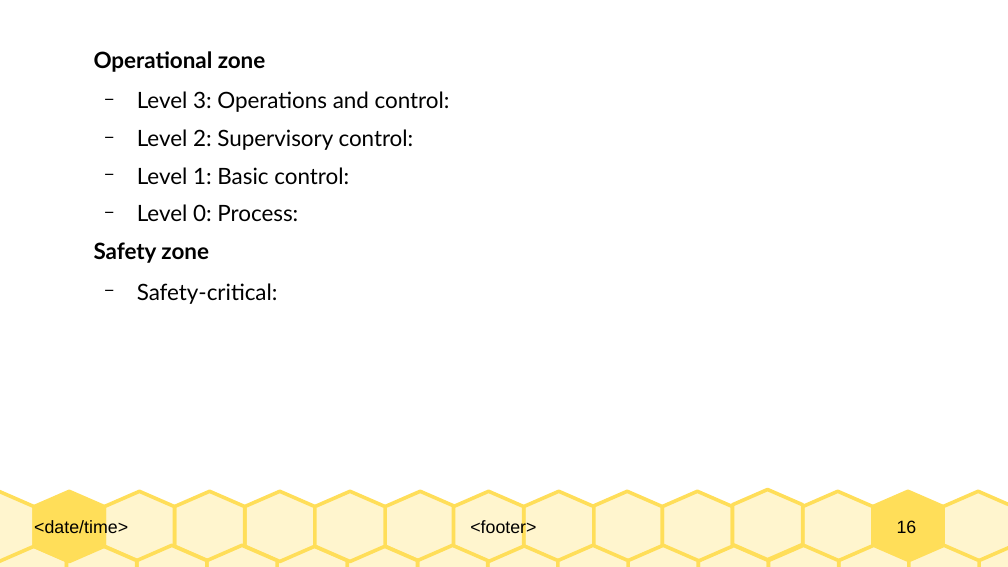
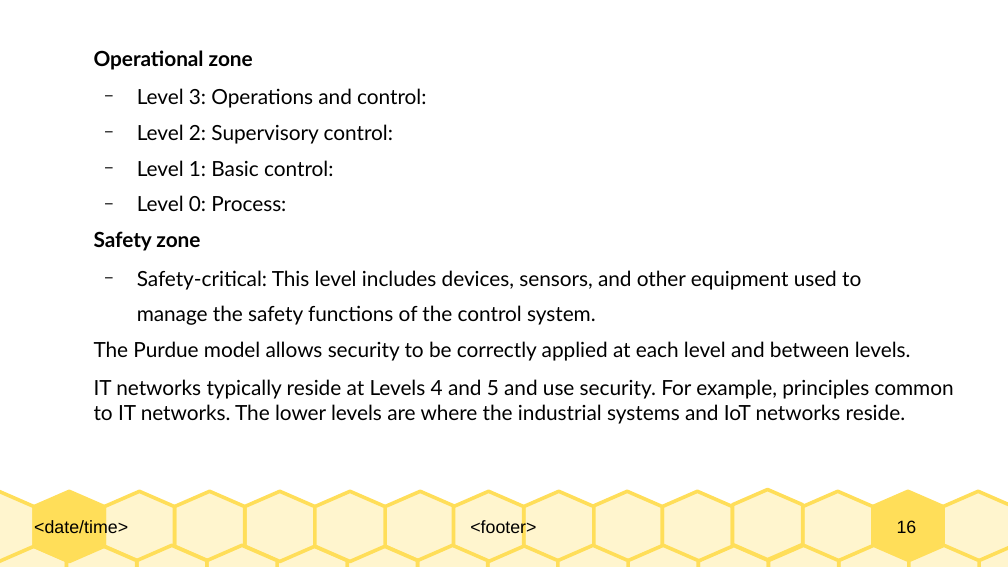
Before and after one commit to Dihfahsih1/Masters-Software-Engineering, a slide deck: slide 16 of yr-sem1/IoT/Chapter-8-slides.odp. Drawn at 1008x567 pixels with LibreOffice and Linux fonts; fonts in the diff are those of the drawing. Boxes give left, top, right and bottom in pixels: in the first picture for what was removed or moved away, otherwise in the second. Text is boxed around its words. In the diff, an @@ line names an element or a change of style, - is before the commit and + after.

Commit message:
and more IoT slides

```diff
--- a/yr-sem1/IoT/Chapter-8-slides.odp
+++ b/yr-sem1/IoT/Chapter-8-slides.odp
@@ text at (94, 50, 426, 251): size 17.7 to 16.4 pt in "Operational zone", "Level 3: Operations and control:", "Level 2: Supervisory control:", "Level 1: Basic control:" and 2 more places @@
@@ text at (94, 270, 954, 424): text changed; size 17.7 to 16.4 pt @@
-  − Safety-critical:
+  − Safety-critical: This level includes devices, sensors, and other equipment used to
+  manage the safety functions of the control system.
+The Purdue model allows security to be correctly applied at each level and between levels.
+IT networks typically reside at Levels 4 and 5 and use security. For example, principles common to IT networks. The lower levels are where the industrial systems and IoT networks reside.
```
Also in this commit, not shown: 1 other file.
